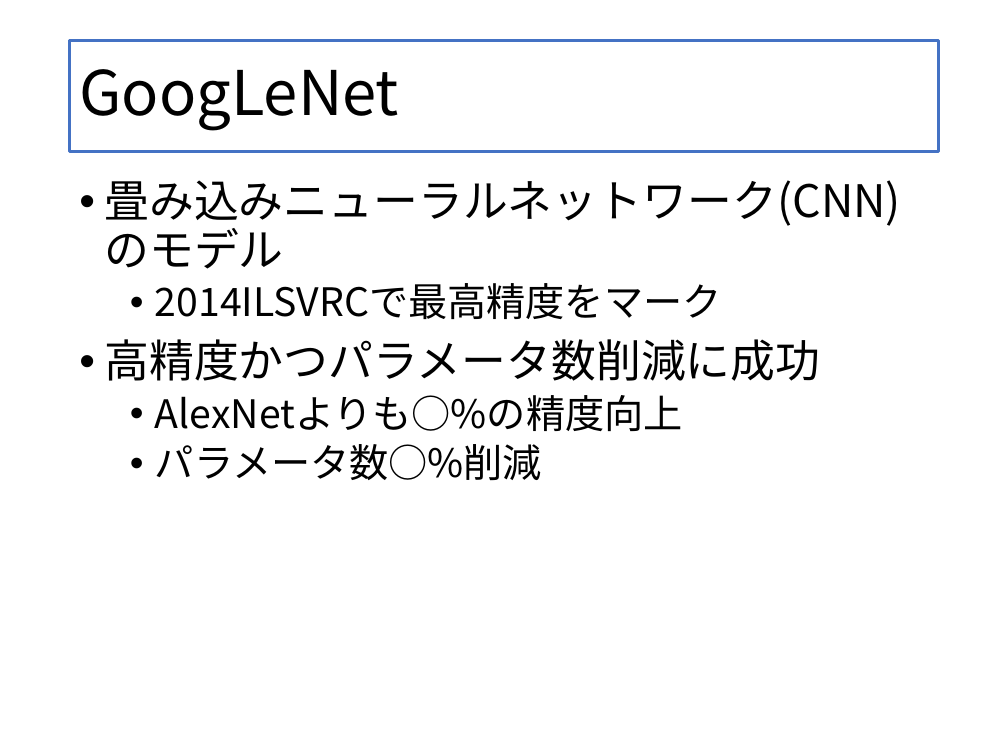
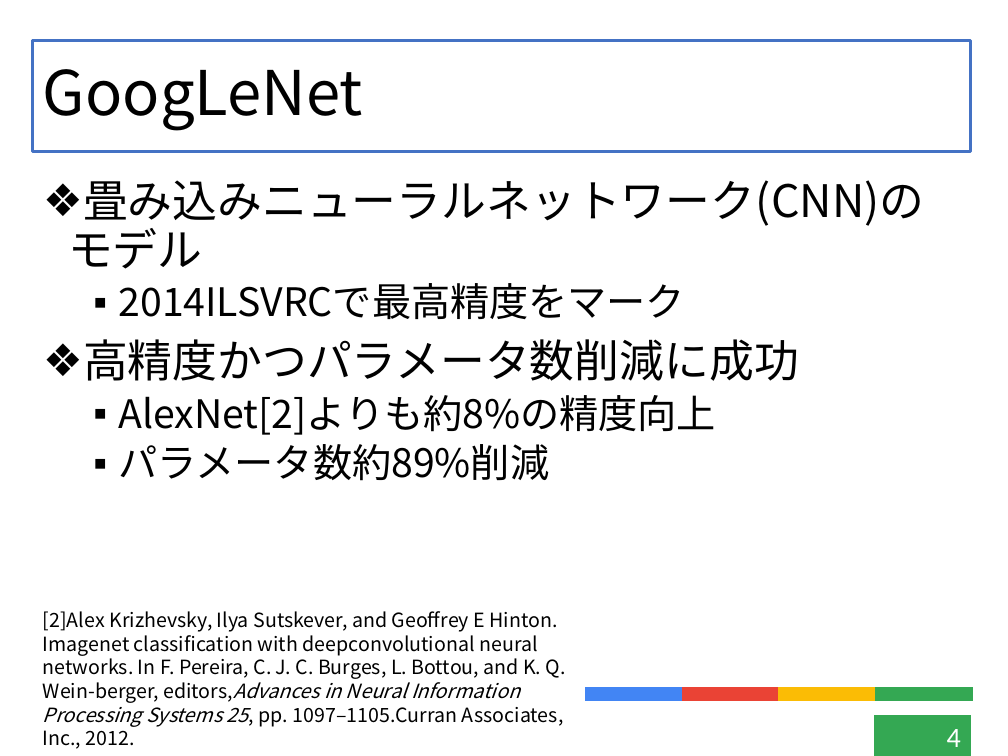
Before and after one commit to kensuke-iizuka/thesis, a slide deck: slide 4 of slide/graduate.pptx. Drawn at 1008x756 pixels with LibreOffice and Linux fonts; fonts in the diff are those of the drawing. Boxes give left, top, right and bottom in pixels: in the first picture for what was removed or moved away, otherwise in the second. Text is boxed around its words. In the diff, an @@ line names an element or a change of style, - is before the commit and + after.

```diff
--- a/slide/graduate.pptx
+++ b/slide/graduate.pptx
@@ title "GoogLeNet": place and size @@
-title "GoogLeNet" at bbox=[70, 40, 938, 151]
+title "GoogLeNet" at bbox=[33, 40, 972, 151]
@@ text "畳み込みニューラルネットワーク(CNN)のモデル": place and size @@
-text "畳み込みニューラルネットワーク(CNN)のモデル" at bbox=[105, 180, 902, 481]
+text "畳み込みニューラルネットワーク(CNN)のモデル" at bbox=[68, 180, 924, 481]
@@ text at bbox=[68, 180, 924, 381]: bullet • to ❖; bullet • to ▪ @@
@@ text at bbox=[119, 395, 717, 481]: text changed @@
-  • AlexNetよりも○%の精度向上
-  • パラメータ数○%削減
+  ▪ AlexNet[2]よりも約8%の精度向上
+  ▪ パラメータ数約89%削減
@@ text added at bbox=[43, 611, 566, 749], 14 pt, text #000000 @@
+[2]Alex Krizhevsky, Ilya Sutskever, and Geoffrey E Hinton. Imagenet classification with deepconvolutional neural networks. In F. Pereira, C. J. C. Burges, L. Bottou, and K. Q. Wein-berger, editors,Advances in Neural Information Processing Systems 25, pp. 1097–1105.Curran Associates, Inc., 2012.
@@ group added at bbox=[586, 688, 972, 701]: 4 rectangles @@
@@ page number added at bbox=[874, 716, 971, 756], fill #34A853, outline #34A853 0.75 pt, 20 pt, text #FFFFFF @@
+4
```
Also in this commit, not shown: 20 other slides changed, 2 slides added, 1 slide removed, 17 other files.
